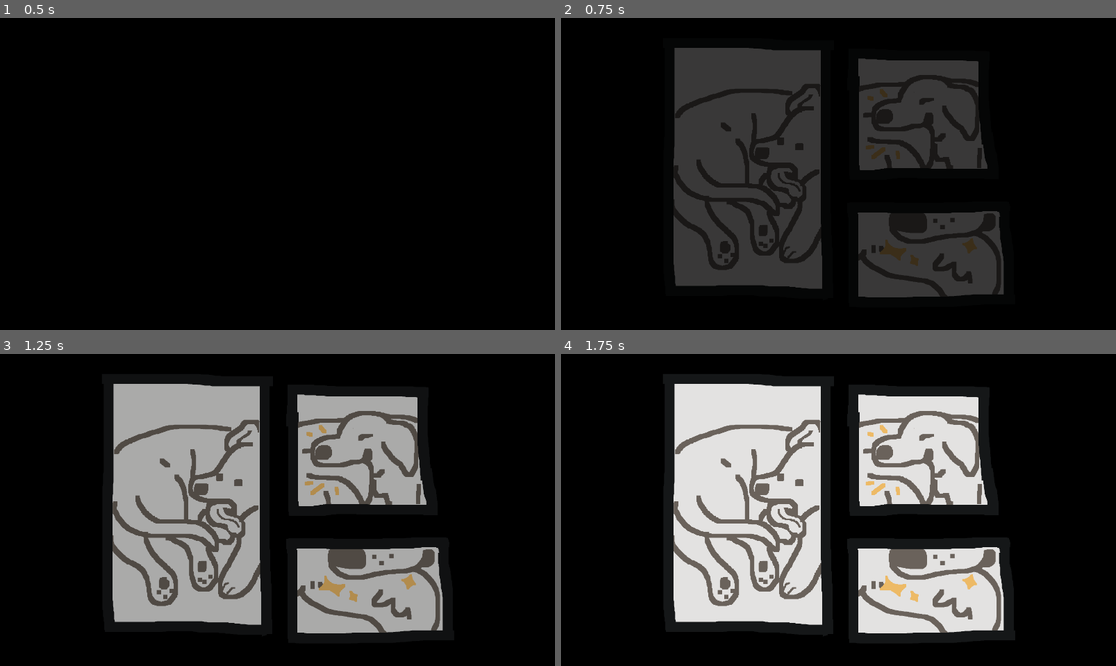
Above: before the commit, frames 1-4 (two rows, left to right).
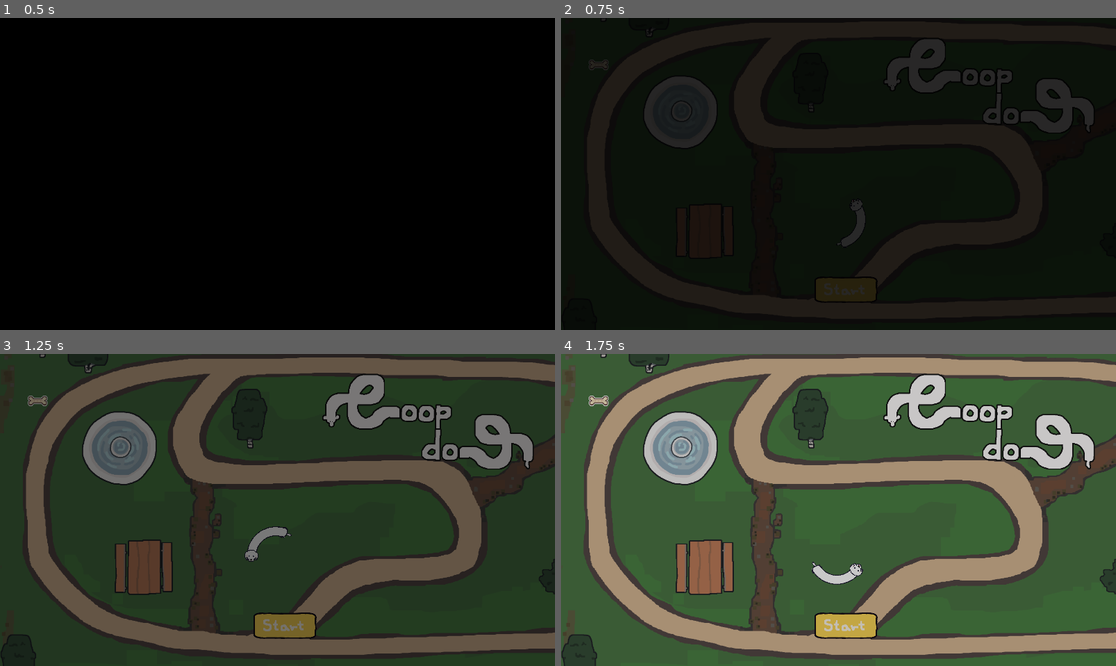
Above: after the commit, the same moments.

Repository: EsasHG/notsnake
Game: Godot game, scene res://Scenes/SceneAgain.tscn
The game is run twice, just before and just after one commit, with the same random seed, the same clock (stepped at 60 frames per second) and the same inputs.
Inputs (mouse positions are in pixels of both pictures, inside the frame that each line leads up to):
- Up to frame 1 (0.5 s): no input
- Up to frame 2 (0.75 s): click (844, 286) at 0.5 s
- Up to frame 3 (1.25 s): no input
- Up to frame 4 (1.75 s): click (844, 622) at 1.25 s

Frame 1 is identical in both runs. In frame 2, 44% of the frame differs, in the area x 4-100%, y 0-97%; in frame 3, 97%; in frame 4, 99%, in the area x 0-100%, y 0-100%.

Commit message:
added possibility to skip bubble intro
- removed other intro

Diff:
--- a/Scenes/SceneAgain.tscn
+++ b/Scenes/SceneAgain.tscn
@@ -13,6 +13,7 @@
 [ext_resource type="PackedScene" uid="uid://clgtvb1djen1s" path="res://Scenes/bench.tscn" id="13_y4fym"]
 [ext_resource type="PackedScene" uid="uid://cek8fr66labht" path="res://Scenes/fountain.tscn" id="14_518u0"]
 [ext_resource type="Script" path="res://Scripts/DogCrackerSpawner.gd" id="14_lwrxm"]
+[ext_resource type="AudioStream" uid="uid://bejk7rxl7y8dk" path="res://Assets/Sound/zapsplat_cartoon_musical_orchestral_pizzicato_riff_ending_fail_92164.mp3" id="15_56jjb"]
 [ext_resource type="PackedScene" uid="uid://ck7vl8h740cpk" path="res://Scenes/GameOverScreen.tscn" id="15_i27mg"]
 
 [sub_resource type="WorldBoundaryShape2D" id="WorldBoundaryShape2D_fj0g7"]
@@ -89,10 +90,10 @@
 position = Vector2(104, 431)
 
 [node name="Node2D2" type="Node2D" parent="World/PickupSpawner/PickupPoints"]
-position = Vector2(-597, -23)
+position = Vector2(-623, -3)
 
 [node name="Node2D3" type="Node2D" parent="World/PickupSpawner/PickupPoints"]
-position = Vector2(691, -395)
+position = Vector2(579, -421)
 
 [node name="Node2D4" type="Node2D" parent="World/PickupSpawner/PickupPoints"]
 position = Vector2(140, 247)
@@ -193,3 +194,7 @@
 stream = ExtResource("9_3xwyg")
 volume_db = -15.0
 parameters/looping = true
+
+[node name="LoseMusic" type="AudioStreamPlayer" parent="."]
+stream = ExtResource("15_56jjb")
+volume_db = -15.0
--- a/Scenes/ThoughtBubble_1.tscn
+++ b/Scenes/ThoughtBubble_1.tscn
@@ -18,6 +18,6 @@
 
 [node name="GameComicPanel1" type="Sprite2D" parent="."]
 z_index = 1
-position = Vector2(-27, -24)
-scale = Vector2(0.162376, 0.162376)
+position = Vector2(26, -37)
+scale = Vector2(0.31, 0.31)
 texture = ExtResource("3_chks4")
--- a/Scenes/ThoughtBubble_2.tscn
+++ b/Scenes/ThoughtBubble_2.tscn
@@ -19,6 +19,6 @@
 texture = ExtResource("2_bnrf6")
 
 [node name="GameComicPanel2" type="Sprite2D" parent="."]
-position = Vector2(55, -53)
+position = Vector2(37, -31)
 scale = Vector2(0.41, 0.41)
 texture = ExtResource("3_lv3ny")
--- a/Scenes/ThoughtBubble_3.tscn
+++ b/Scenes/ThoughtBubble_3.tscn
@@ -19,6 +19,6 @@
 texture = ExtResource("2_75g30")
 
 [node name="GameComicPanel3" type="Sprite2D" parent="."]
-position = Vector2(74, -34)
+position = Vector2(28, -15)
 scale = Vector2(0.405, 0.405)
 texture = ExtResource("3_ywi4s")
--- a/Scenes/ThoughtBubble_SadFace.tscn
+++ b/Scenes/ThoughtBubble_SadFace.tscn
@@ -22,4 +22,5 @@
 
 [node name="ComicBubbleSadface" type="Sprite2D" parent="."]
 z_index = 12
+position = Vector2(-9, 22)
 texture = ExtResource("3_ktdrf")
--- a/Scenes/main_menu.tscn
+++ b/Scenes/main_menu.tscn
@@ -76,6 +76,7 @@
 theme_override_styles/panel = SubResource("StyleBoxFlat_cy8ve")
 
 [node name="Panel" type="Panel" parent="."]
+visible = false
 layout_mode = 0
 offset_right = 1920.0
 offset_bottom = 1080.0
--- a/Scripts/SimplePlayerCharacter.gd
+++ b/Scripts/SimplePlayerCharacter.gd
@@ -25,7 +25,7 @@
 
 var playerControl = false
 var frameDelay = 1
-var segmentsPerSection =40
+var segmentsPerSection = 20
 var move = true
 signal GameOver
 # Called when the node enters the scene tree for the first time.
@@ -210,15 +210,13 @@
 
 	elif(area.is_in_group("Dangers")):
 
-		GameOver.emit()
 		var music = get_tree().root.find_child("BGMusic", true, false)
 		music.stop()
-		var m :  AudioStreamPlayer = music
-		m.autoplay = false
-		m.stream_paused = true
-		m.stop()
-		m.stream = load("res://Assets/Sound/zapsplat_cartoon_musical_orchestral_pizzicato_riff_ending_fail_92164.mp3")
-		m.play()
+		music.stream_paused = true
+		var loseMusic = get_tree().root.find_child("LoseMusic", true, false)
+		loseMusic.play()
+
+		#m.stream = load("res://Assets/Sound/zapsplat_cartoon_musical_orchestral_pizzicato_riff_ending_fail_92164.mp3")
 		if(playerControl == false):
 			return
 		move = false
--- a/Scripts/game_over_screen.gd
+++ b/Scripts/game_over_screen.gd
@@ -2,6 +2,8 @@
 
 var score : int
 @onready var scene = load("res://Scenes/PlayerDog.tscn")
+
+@onready var BGmusic = get_tree().root.find_child("BGMusic", true, false)
 var retryButtonPressed =false
 # Called when the node enters the scene tree for the first time.
 func _ready() -> void:
@@ -37,6 +39,9 @@
 		if(c.name != "ScoreLabel"):
 			c.queue_free()
 
+	var loseMusic = get_tree().root.find_child("LoseMusic", true, false)
+	loseMusic.stop()
+	BGmusic.play()
 
 
 func SetScore(in_score : int):
--- a/Scripts/main_menu.gd
+++ b/Scripts/main_menu.gd
@@ -13,30 +13,39 @@
 
 var bubblesSpawned : int = 0
 var activeBubble : Node2D
+var activeBubbleTween : Tween
+var activeBubbleTimer : SceneTreeTimer
+var skip : bool = false
 # Called when the node enters the scene tree for the first time.
 func _ready() -> void:
 	visible = true
 	$Panel.modulate.a = 0
-	var comicStartTimer = get_tree().create_timer(0.5).timeout.connect(func():
+	var timer = get_tree().create_timer(0.5).timeout.connect(func():
+		var blackPanelTween = get_tree().create_tween()
+		blackPanelTween.set_ease(Tween.EASE_IN)
+		blackPanelTween.tween_property($Panel2, "modulate:a", 0, 1.5)
+		)
 
-		var comicFadeInTween = get_tree().create_tween()
-		comicFadeInTween.set_ease(Tween.EASE_IN)
-		comicFadeInTween.tween_property($Panel, "modulate:a", 1, 1.0)
-		comicFadeInTween.tween_callback(func():
-			var timer = get_tree().create_timer(4.0).timeout.connect(func():
-				var tween = get_tree().create_tween()
-				tween.set_ease(Tween.EASE_OUT)
-				tween.tween_property($Panel, "modulate:a", 0, 1.0)
-				tween.tween_callback(func():
-					$StartButton.grab_focus()
-					var blackPanelTween = get_tree().create_tween()
-					blackPanelTween.set_ease(Tween.EASE_IN)
-					blackPanelTween.tween_property($Panel2, "modulate:a", 0, 1.5)
-				)
-			)
-		)
-	)
-	#$StartButton.grab_focus()
+	#var comicStartTimer = get_tree().create_timer(0.5).timeout.connect(func():
+		#
+		#var comicFadeInTween = get_tree().create_tween()
+		#comicFadeInTween.set_ease(Tween.EASE_IN)
+		#comicFadeInTween.tween_property($Panel, "modulate:a", 1, 1.0)
+		#comicFadeInTween.tween_callback(func():
+			#var timer = get_tree().create_timer(4.0).timeout.connect(func():
+				#var tween = get_tree().create_tween()
+				#tween.set_ease(Tween.EASE_OUT)
+				#tween.tween_property($Panel, "modulate:a", 0, 1.0)
+				#tween.tween_callback(func():
+					#$StartButton.grab_focus()
+					#var blackPanelTween = get_tree().create_tween()
+					#blackPanelTween.set_ease(Tween.EASE_IN)
+					#blackPanelTween.tween_property($Panel2, "modulate:a", 0, 1.5)
+				#)
+			#)
+		#)
+	#)
+	$StartButton.grab_focus()
 
 	var music = get_tree().root.find_child("BGMusic", true, false)
 	music.play()
@@ -54,6 +63,15 @@
 
 	if(!startButtonStayFilled && $StartButton/TextureProgressBar.value == $StartButton/TextureProgressBar.max_value):
 		filled()
+
+	if(startButtonStayFilled && Input.is_action_just_pressed("Press")):
+		if( activeBubbleTween != null && activeBubbleTween.is_valid() && activeBubbleTween.is_running()):
+			activeBubbleTween.pause()
+			activeBubbleTween.custom_step(1.0)
+		else:
+			activeBubbleTimer.time_left = 0
+		skip = true
+
 
 func filled():
 	startButtonStayFilled = true
@@ -74,18 +92,29 @@
 	activeBubble = bubble
 	bubble.modulate.a = 0
 	var tween = get_tree().create_tween()
+	activeBubbleTween = tween
 	tween.tween_property(bubble, "modulate:a", 1, 0.3)
 	tween.tween_callback(bubbleOut)
 	bubble.global_position = bubblePos
 	world.add_child(bubble)
 
 func bubbleOut():
-	var timer = get_tree().create_timer(2.0).timeout.connect(func():
-		var tween = get_tree().create_tween()
-		tween.set_ease(Tween.EASE_IN)
-		tween.tween_property(activeBubble, "modulate:a", 0, 0.3)
-		tween.tween_callback(deleteBubble)
-		)
+	if(skip):
+		deleteBubble()
+	else:
+		var timer = get_tree().create_timer(2.0)
+		timer.timeout.connect(func():
+			if(skip):
+				activeBubble.modulate.a = 0
+				deleteBubble()
+			else:
+				var tween = get_tree().create_tween()
+				activeBubbleTween = tween
+				tween.set_ease(Tween.EASE_IN)
+				tween.tween_property(activeBubble, "modulate:a", 0, 0.3)
+				tween.tween_callback(deleteBubble)
+			)
+		activeBubbleTimer = timer
 
 	#var tween = get_tree().create_tween()
 	#tween.set_ease(Tween.EASE_IN)
@@ -112,12 +141,20 @@
 			return
 	bubblesSpawned+=1
 	activeBubble = bubble
-	activeBubble.modulate.a = 0
-	var tween = get_tree().create_tween()
-	tween.tween_property(activeBubble, "modulate:a", 1, 0.3)
-	tween.tween_callback(bubbleOut)
 	bubble.global_position = bubblePos
 	world.add_child(activeBubble)
+
+	if(skip):
+		skip = false
+
+		activeBubble.modulate.a = 1
+		bubbleOut()
+	else:
+		activeBubble.modulate.a = 0
+		var tween = get_tree().create_tween()
+		activeBubbleTween = tween
+		tween.tween_property(activeBubble, "modulate:a", 1, 0.3)
+		tween.tween_callback(bubbleOut)
 
 
 func _on_start_button_button_down() -> void:
Not shown: 1 places in Scenes/SceneAgain.tscn that only renumber resources
